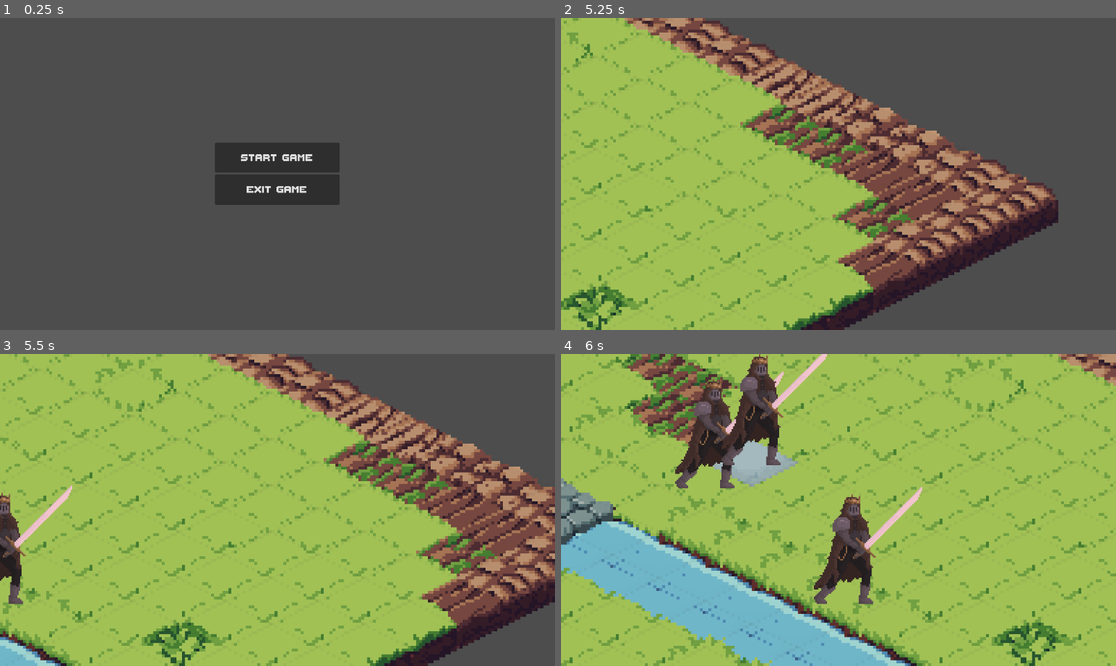
Above: before the commit, frames 1-4 (two rows, left to right).
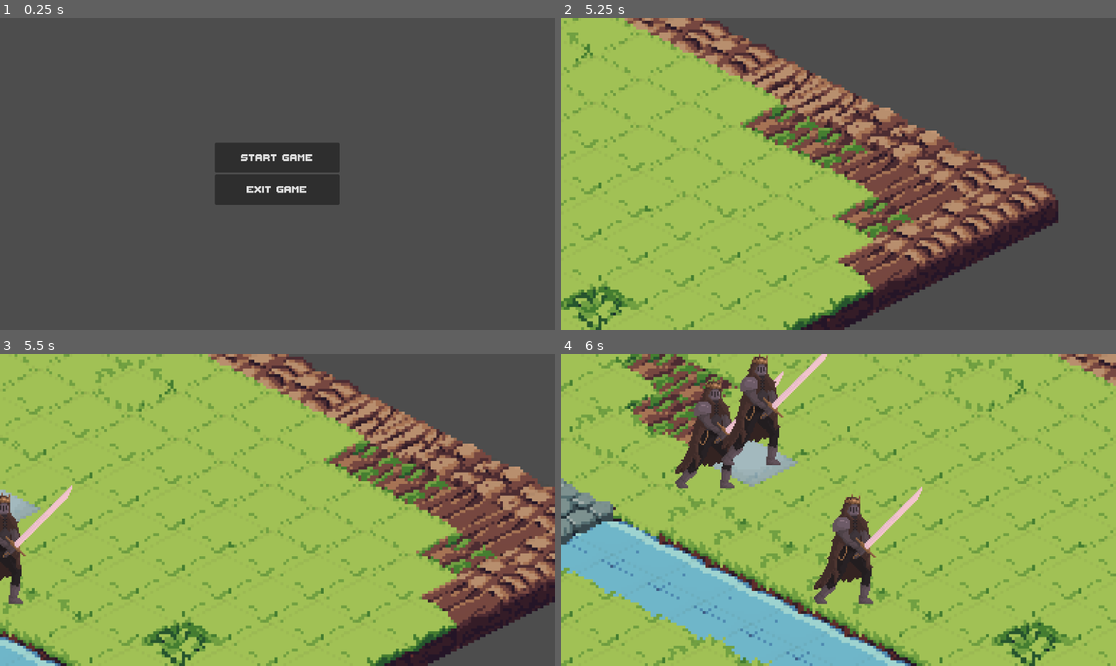
Above: after the commit, the same moments.

Repository: agh-cs-imbeciles/heralds-of-war
Game: Godot game, scene res://scenes/ui/menu/menu.tscn
Same seed, same stepped clock (60 frames per second), same inputs: the game is played once before the commit and once after it.
Inputs (mouse positions are in pixels of both pictures, inside the frame that each line leads up to):
- Up to frame 1 (0.25 s): no input
- Up to frame 2 (5.25 s): click "START GAME" at 0.5 s; click "Match 1" at 1.25 s; tap Enter at 2 s; move the mouse to (960, 158) at 2.02 s; hold Right 2.03-2.78 s; click (960, 158) at 2.17 s; move the mouse to (727, 189) at 2.77 s; hold Down 2.78-3.53 s; click (727, 189) at 2.92 s; move the mouse to (894, 105) at 3.52 s; hold Right 3.53-4.28 s; click (894, 105) at 3.67 s; move the mouse to (810, 236) at 4.27 s; hold Up 4.28-5.03 s; click (810, 236) at 4.42 s; move the mouse to (1005, 220) at 5.02 s; hold Left from 5.03 s (still down); click (1005, 220) at 5.17 s
- Up to frame 3 (5.5 s): keep holding Left
- Up to frame 4 (6 s): keep holding Left; move the mouse to (672, 463) at 5.77 s; click (672, 463) at 5.92 s

Frames 1-2 are identical in both runs. In frame 3, 0.3% of the frame differs, in the area x 0-8%, y 43-54%; in frame 4, nothing differs.

Commit message:
Code refactor

Diff:
--- a/scenes/matches/match_1.tscn
+++ b/scenes/matches/match_1.tscn
@@ -1,13 +1,15 @@
-[gd_scene load_steps=5 format=4 uid="uid://bw4ys7cn1q7an"]
+[gd_scene load_steps=6 format=4 uid="uid://bw4ys7cn1q7an"]
 
 [ext_resource type="Script" uid="uid://orar4yfbku55" path="res://src/ui/camera.gd" id="1_5vgm2"]
 [ext_resource type="Script" uid="uid://ctumvccgx6tl8" path="res://src/game/match.gd" id="1_dvtnx"]
 [ext_resource type="TileSet" uid="uid://xd0jqo1f7ya4" path="res://assets/resources/terrain_tileset.tres" id="3_dvtnx"]
 [ext_resource type="Script" uid="uid://c0mx0vvijq1vj" path="res://src/board/board.gd" id="3_g0v03"]
+[ext_resource type="Script" uid="uid://sfbj7vrmttf1" path="res://scenes/matches/phase_manager.gd" id="5_g0v03"]
 
 [node name="Match" type="Node2D"]
 script = ExtResource("1_dvtnx")
 match_name = "Match 1"
+units_per_player = null
 
 [node name="Camera2D" type="Camera2D" parent="."]
 position = Vector2(16, 160)
@@ -24,3 +26,6 @@
 z_index = 128
 tile_map_data = PackedByteArray("AAAAAAAAAAAAAAsAAAAAAAEAAAAAAAsAAAAAAAIAAAAAAAsAAAAAAAMAAAAAAAsAAAAAAAQAAAAAAAsAAAAAAA …(6976 unchanged characters)…
 tile_set = ExtResource("3_dvtnx")
+
+[node name="PhaseManager" type="Node" parent="."]
+script = ExtResource("5_g0v03")
--- /dev/null
+++ b/scenes/matches/phase_manager.gd
@@ -0,0 +1,16 @@
+extends Node
+class_name PhaseManager
+
+signal phase_changed(new_phase: int)
+
+enum Phase { PLACEMENT, ORDERING, PLAY }
+
+var current_phase: Phase = Phase.PLACEMENT
+
+func enter_phase(new_phase: Phase) -> void:
+	if new_phase != current_phase:
+		current_phase = new_phase
+		emit_signal("phase_changed", current_phase)
+
+func get_current_phase() -> Phase:
+	return current_phase
--- a/src/board/board.gd
+++ b/src/board/board.gd
@@ -1,34 +1,33 @@
 extends TileMapLayer
+class_name Board
 
-class_name Board
+signal tile_hovered(map_pos: Vector2i)
+signal tile_clicked(map_pos: Vector2i)
 
 enum HighlightTile { HOVER, FOCUS, MOVABLE }
 
 var is_tile_focused: bool = false
 var moves: Array[Vector2i] = []
-
 var path_finder: AStar2D = AStar2D.new()
 
 var swordsman_scene: PackedScene = preload("res://scenes/units/swordsman.tscn")
-var highlight_tile: PackedScene = preload(
-	"res://scenes/board/highlight-tile.tscn"
-)
+var highlight_tile: PackedScene = preload("res://scenes/board/highlight-tile.tscn")
 
 var hover_tile: Sprite2D
 var focus_tile: Sprite2D
 var movable_tiles: Array[Sprite2D] = []
 var swordsman: Unit
 
-signal cell_clicked(map_pos: Vector2i)
-@onready var match = get_parent() as Match
+@onready var game_match = get_parent() as Match
+@onready var phase_manager = get_node("../PhaseManager") as PhaseManager
 
 
 func _ready() -> void:
 	init_path_finder()
-
-	#instantiate_swordsman()
 	instantiate_highlight_tile(HighlightTile.HOVER)
 	instantiate_highlight_tile(HighlightTile.FOCUS)
+	connect("tile_hovered", Callable(self, "_on_tile_hovered"))
+	connect("tile_clicked", Callable(self, "_on_tile_clicked"))
 
 
 func init_path_finder() -> void:
@@ -43,21 +42,6 @@
 				continue
 			var j = get_cell_id(surrounding_cell)
 			path_finder.connect_points(i, j)
-
-
-func instantiate_swordsman() -> Unit:
-	swordsman = swordsman_scene.instantiate()
-
-	swordsman.stamina = 6
-	swordsman.offset = Vector2(8, -20)
-	swordsman.board = self
-	swordsman.set_position_from_map(get_used_rect().size / 2)
-	swordsman.scale = Vector2(0.5, 0.5)
-	swordsman.z_index = 256
-
-	add_sibling.call_deferred(swordsman)
-
-	return swordsman
 
 
 func instantiate_highlight_tile(tile_type: HighlightTile) -> Sprite2D:
@@ -95,32 +79,28 @@
 
 func _input(event: InputEvent) -> void:
 	if event is InputEventMouseMotion:
-		var mouse_map_position = get_mouse_map_position()
+		var pos = get_mouse_map_position()
+		if get_used_rect().has_point(pos):
+			emit_signal("tile_hovered", pos)
+	if event is InputEventMouseButton and event.pressed and event.button_index == MOUSE_BUTTON_LEFT:
+		var pos = get_mouse_map_position()
+		if get_used_rect().has_point(pos):
+			emit_signal("tile_clicked", pos)
 
-		if get_used_rect().has_point(mouse_map_position):
-			hover_cell(mouse_map_position)
-		else:
-			hover_tile.hide()
+func _on_tile_hovered(map_index: Vector2i) -> void:
+	hover_cell(map_index)
 
-	if event is InputEventMouseButton and event.is_pressed():
-		var mouse_map_position = get_mouse_map_position()
-
-		if event.button_index == MOUSE_BUTTON_LEFT:
-			if get_used_rect().has_point(mouse_map_position):
-				cell_clicked.emit(mouse_map_position)
-
-				if match.phase == Match.Phase.PLAY:
-					# Obsługa zaznaczenia jednostki do ruchu (tylko PLAY phase!)
-					var clicked_unit := _get_unit_at_map(mouse_map_position)
-					if clicked_unit and clicked_unit.player_id == match._get_current_player():
-						# Faza ruchu — zaznacz swoją jednostkę
-						swordsman = clicked_unit
-						on_focus_cell(mouse_map_position)
-					elif is_tile_focused:
-						# Spróbuj przenieść aktualnie zaznaczoną jednostkę
-						on_unfocus_cell(mouse_map_position, true)
-
-
+func _on_tile_clicked(map_index: Vector2i) -> void:
+	match phase_manager.get_current_phase():
+		PhaseManager.Phase.PLAY:
+			var clicked_unit := _get_unit_at_map(map_index)
+			if clicked_unit and clicked_unit.player_id == game_match._get_current_player():
+				swordsman = clicked_unit
+				on_focus_cell(map_index)
+			elif is_tile_focused:
+				on_unfocus_cell(map_index, true)
+		_:
+			game_match._on_board_cell_clicked(map_index)
 
 func get_cell_id(map_index: Vector2i) -> int:
 		var max_index = get_used_rect().size.max_axis_index()
--- a/src/game/match.gd
+++ b/src/game/match.gd
@@ -4,56 +4,50 @@
 @export var match_name: String = "New Match"
 @export var units_per_player: int = 3
 
-enum Phase { PLACEMENT, ORDERING, PLAY }
-var phase: Phase = Phase.PLACEMENT
-
-# Players A and B
 var players := ["A", "B"]
 var current_player_index: int = 0
-
-# Tracking placed units: { "A": [], "B": [] }
 var placed_units := {}
 
-# Turn management
 var turn_number: int = 0
 var sequence: Array = []
 var sequence_index: int = 0
 
-# References to board
 @onready var board: Board = $TerrainTileMap
+@onready var phase_manager: PhaseManager = $PhaseManager
 
 func _ready():
-	# Initialize tracking
 	placed_units.clear()
 	for p in players:
 		placed_units[p] = []
 
-	start_placement_phase()
+	phase_manager.connect("phase_changed", Callable(self, "_on_phase_changed"))
+	phase_manager.enter_phase(PhaseManager.Phase.PLACEMENT)
+
+func _on_phase_changed(new_phase: int) -> void:
+	match new_phase:
+		PhaseManager.Phase.PLACEMENT:
+			start_placement_phase()
+		PhaseManager.Phase.ORDERING:
+			start_ordering_phase()
+		PhaseManager.Phase.PLAY:
+			start_play_phase()
 
 func start_placement_phase() -> void:
-	phase = Phase.PLACEMENT
 	current_player_index = 0
 	print("== Placement Phase ==")
 	print("Player %s to place %d units." % [players[current_player_index], units_per_player])
-	board.connect("cell_clicked", Callable(self, "_on_board_cell_clicked"))
 
 func _on_board_cell_clicked(map_pos: Vector2i) -> void:
-	match phase:
-		Phase.PLACEMENT:
+	match phase_manager.get_current_phase():
+		PhaseManager.Phase.PLACEMENT:
 			_handle_placement(map_pos)
-		Phase.ORDERING:
-			# ignore clicks in ordering
-			pass
-		Phase.PLAY:
-			# forward to board/game logic
-			pass
+		_: pass
 
 func _handle_placement(map_pos: Vector2i) -> void:
 	var player = players[current_player_index]
 	if placed_units[player].size() >= units_per_player:
-		return # already placed all
+		return
 
-	# Instantiate unit from board
 	var swordsman = board.swordsman_scene.instantiate()
 	swordsman.board = board
 	swordsman.stamina = 6
@@ -62,83 +56,65 @@
 	swordsman.player_id = player
 	swordsman.scale = Vector2(0.5, 0.5)
 	swordsman.z_index = 256
-	# Color-code units by player
 	swordsman.modulate = Color(1, 0.8, 0.8) if player == "A" else Color(0.8, 0.8, 1)
 	add_child(swordsman)
 	placed_units[player].append(swordsman)
 
 	print("Player %s placed unit at %s" % [player, map_pos])
 
-	board.unrender_movable_tiles()  # 🔧 usuwa stare podświetlenia
+	board.unrender_movable_tiles()
 
-	# Advance turn or switch player
 	if placed_units[player].size() < units_per_player:
-		# same player places next unit
 		pass
 	else:
-		# next player's turn
 		current_player_index = (current_player_index + 1) % players.size()
 
-	# Check if both done
 	var done = true
 	for p in players:
 		if placed_units[p].size() < units_per_player:
 			done = false
 	if done:
-		board.disconnect("cell_clicked", Callable(self, "_on_board_cell_clicked"))
-		start_ordering_phase()
+		phase_manager.enter_phase(PhaseManager.Phase.ORDERING)
 	else:
 		print("Player %s to place remaining units." % players[current_player_index])
 
-
 func start_ordering_phase() -> void:
-	phase = Phase.ORDERING
 	print("== Ordering Phase ==")
-	# Simple alternating algorithm: ABAABB...
 	var total = 0
 	for p in players:
 		total += placed_units[p].size()
 	sequence.clear()
-	# Build sequence up to total actions
 	while sequence.size() < total:
 		for p in players:
 			if sequence.size() < total:
 				sequence.append(p)
 	turn_number += 1
 	print("Turn %d order: %s" % [turn_number, sequence])
-	# After logging, move to play
-	start_play_phase()
+	phase_manager.enter_phase(PhaseManager.Phase.PLAY)
 
 func start_play_phase() -> void:
-	phase = Phase.PLAY
 	sequence_index = 0
 	print("== Play Phase ==")
 	_advance_sequence()
 
 func _advance_sequence() -> void:
 	if sequence_index >= sequence.size():
-		# Next turn
-		start_ordering_phase()
+		phase_manager.enter_phase(PhaseManager.Phase.ORDERING)
 		return
 	var player = sequence[sequence_index]
 	print("Sequence %d: Player %s to act" % [sequence_index + 1, player])
-	# Signal board or UI to highlight this player's units
 	_highlight_player_units(player)
 	sequence_index += 1
 
 func _highlight_player_units(player_id: String) -> void:
-	# Dim all units, then highlight current player's
 	for child in get_children():
 		if child is Unit:
 			child.modulate = Color(1,1,1) if child.player_id == player_id else Color(0.4,0.4,0.4)
 
-# Call this when a move is completed by unit
 func on_unit_moved():
-	# Advance to next sequence
 	_advance_sequence()
 
-
 func _get_current_player() -> String:
-	if phase == Phase.PLAY and sequence_index > 0:
-		return sequence[sequence_index - 1]  # bo już inkrementowaliśmy
+	if phase_manager.get_current_phase() == PhaseManager.Phase.PLAY and sequence_index > 0:
+		return sequence[sequence_index - 1]
 	return players[current_player_index]
Not shown, added: scenes/matches/phase_manager.gd.uid
